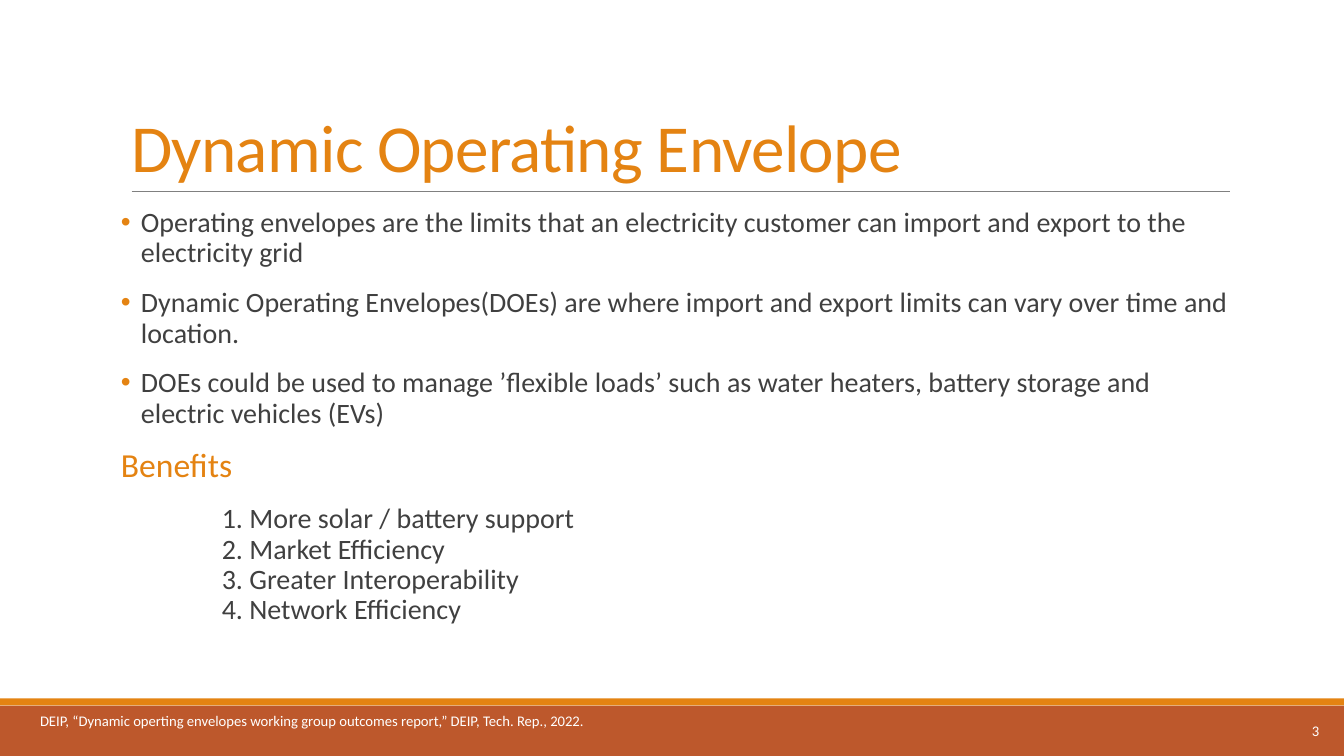
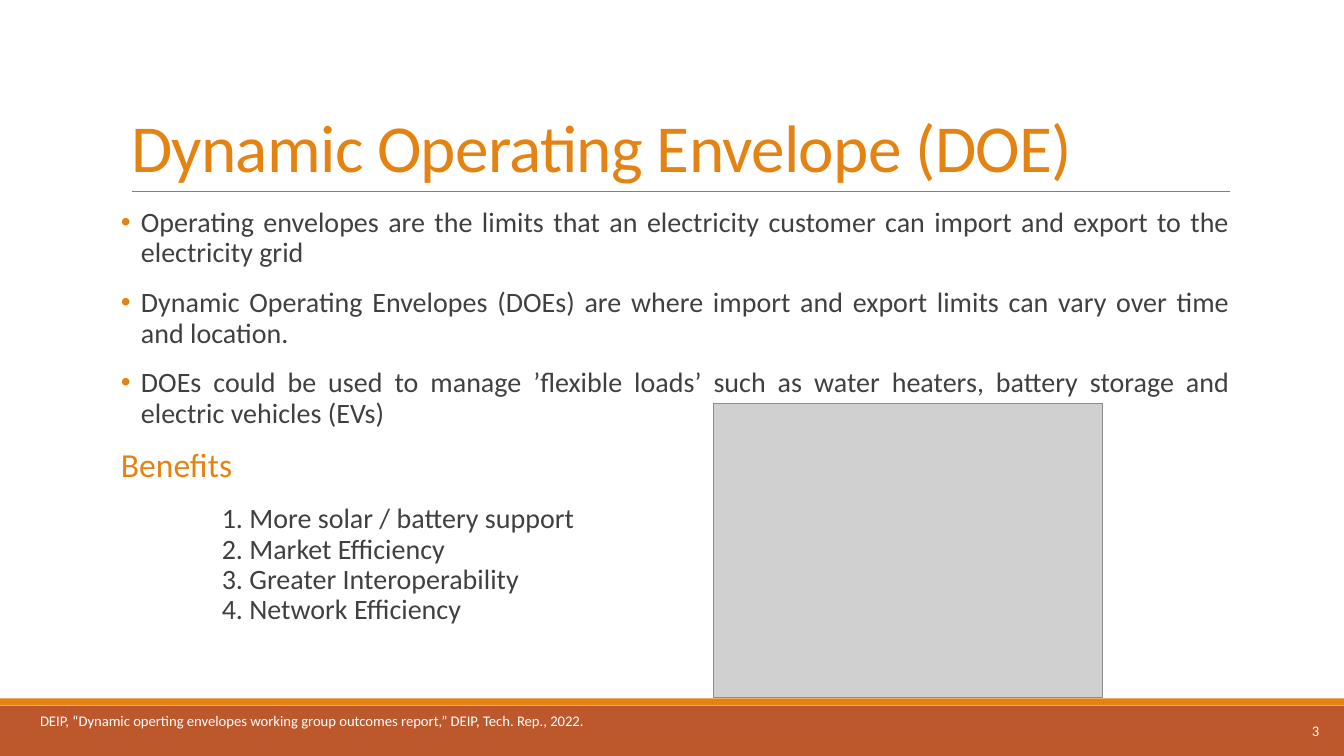
Before and after one commit to athuljosep/Power_System_Analysis, a slide deck: slide 3 of Seminar/Dynamic Operating Envelope.pptx. Drawn at 1344x756 pixels with LibreOffice and Linux fonts; fonts in the diff are those of the drawing; grey boxes stand for pictures. Boxes give left, top, right and bottom in pixels: in the first picture for what was removed or moved away, otherwise in the second. Text is boxed around its words. In the diff, an @@ line names an element or a change of style, - is before the commit and + after.

```diff
--- a/Seminar/Dynamic Operating Envelope.pptx
+++ b/Seminar/Dynamic Operating Envelope.pptx
@@ title at (131,123,1071,184): text changed @@
-Dynamic Operating Envelope
+Dynamic Operating Envelope (DOE)
@@ text at (141,212,1229,427): alignment left to justified @@
@@ text at (141,292,1229,343): text changed @@
-• Dynamic Operating Envelopes(DOEs) are where import and export limits can vary over time and location.
+• Dynamic Operating Envelopes (DOEs) are where import and export limits can vary over time and location.
@@ picture added at (714,403,1103,698) @@
```
Also in this commit, not shown: 7 other slides changed, 1 slide added.
